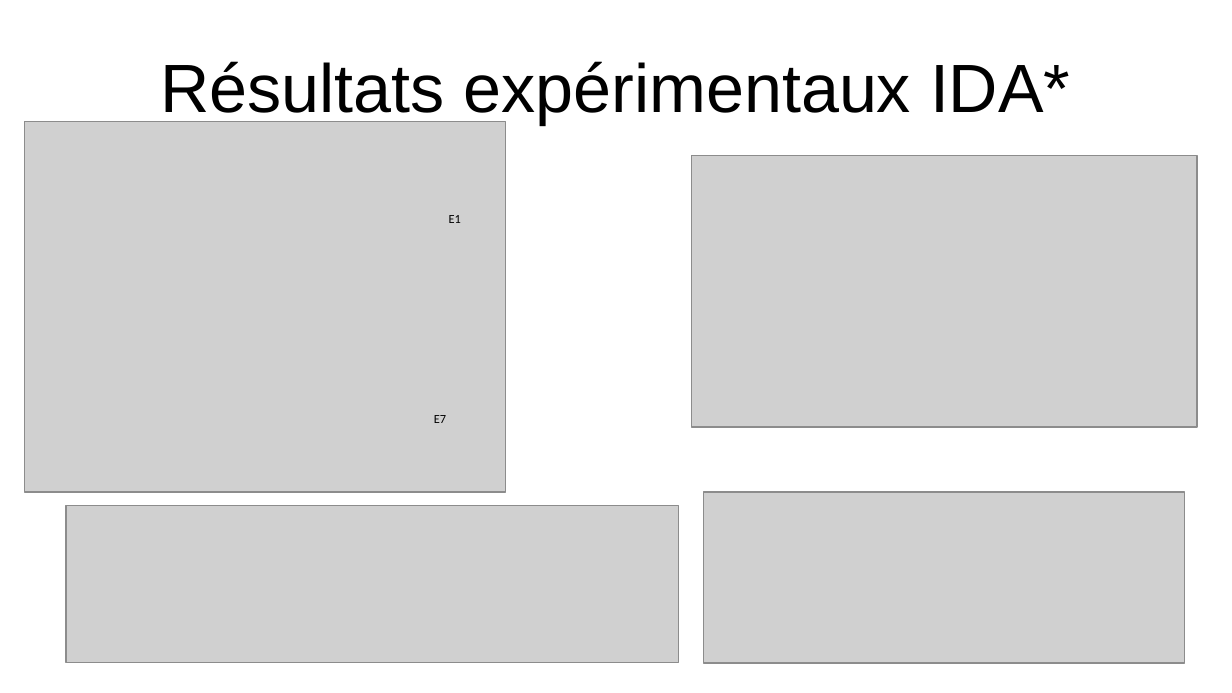
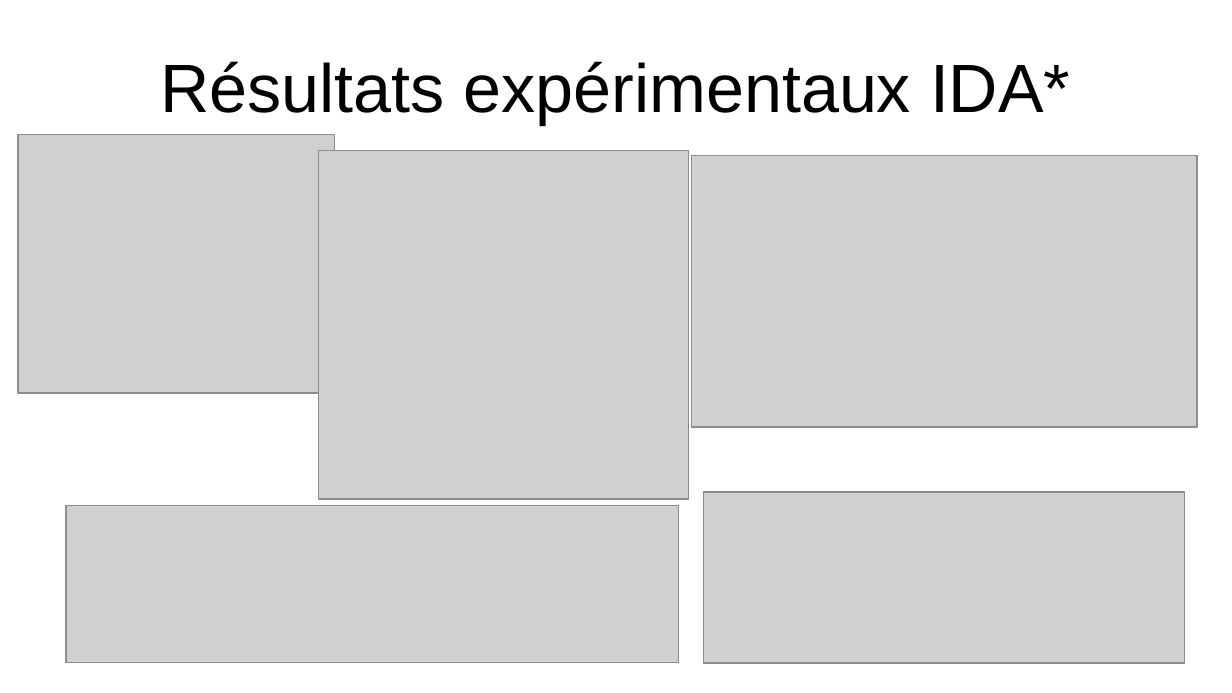
Before and after one commit to YoshiLeLama/projet-taquin, a slide deck: slide 10 of diapo/Diapo IA taquin.odp. Drawn at 1232x693 pixels with LibreOffice and Linux fonts; fonts in the diff are those of the drawing; grey boxes stand for pictures. Boxes give left, top, right and bottom in pixels: in the first picture for what was removed or moved away, otherwise in the second. Text is boxed around its words. In the diff, an @@ line names an element or a change of style, - is before the commit and + after.

Commit message:
diapos

```diff
--- a/diapo/Diapo IA taquin.odp
+++ b/diapo/Diapo IA taquin.odp
@@ picture: place and size @@
-picture at [25, 121, 505, 492]
+picture at [18, 134, 334, 392]
@@ picture added at [319, 150, 689, 499] @@
@@ text removed at [449, 215, 461, 223] @@
-E1
@@ text removed at [434, 415, 446, 423] @@
-E7
```
